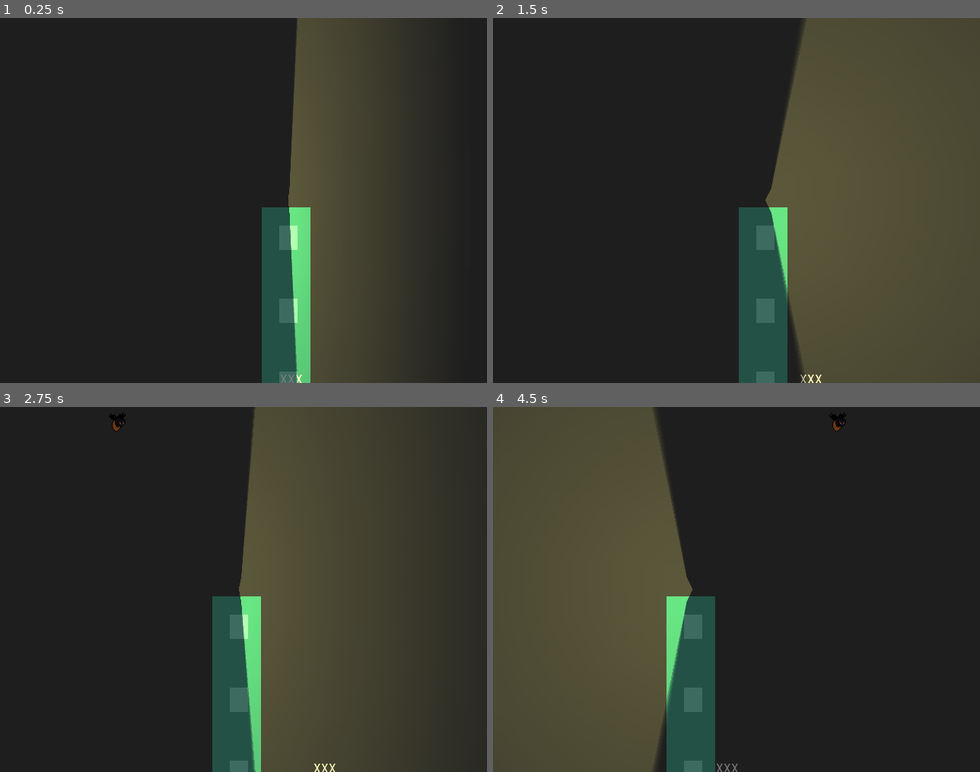
Above: before the commit, frames 1-4 (two rows, left to right).
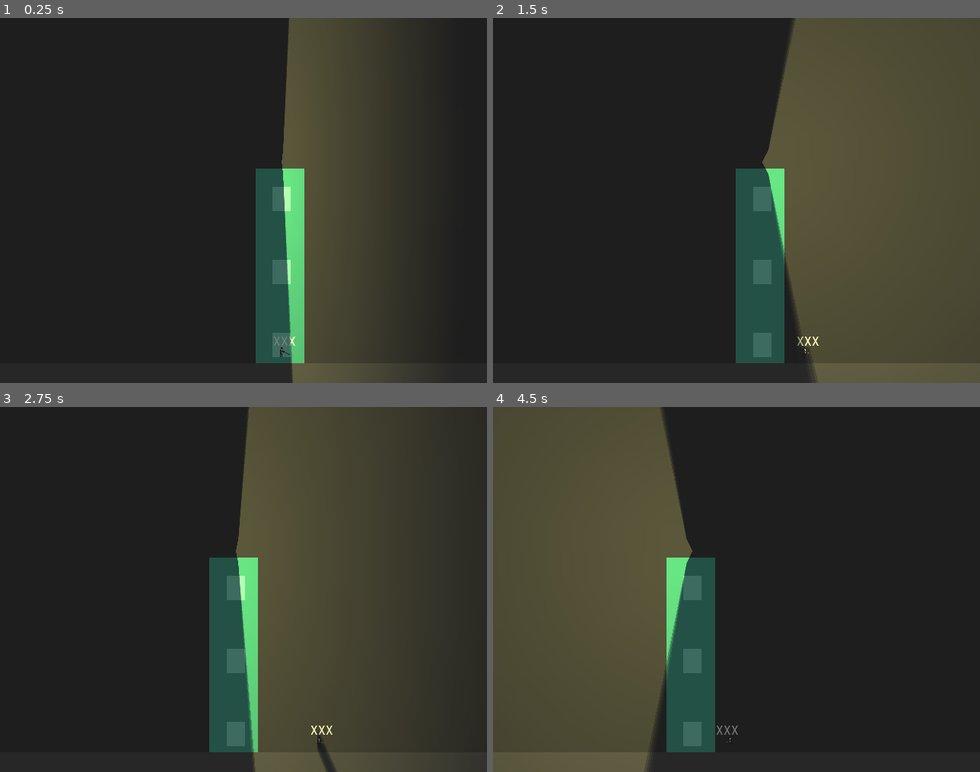
Above: after the commit, the same moments.

Repository: ZeeHatcher/Lighthouse
Game: Godot game, scene res://levels/TestLab.tscn
The game is run twice, just before and just after one commit, with the same random seed, the same clock (stepped at 60 frames per second) and the same inputs.
Inputs (mouse positions are in pixels of both pictures, inside the frame that each line leads up to):
- Up to frame 1 (0.25 s): no input
- Up to frame 2 (1.5 s): move the mouse to (843, 182) at 0.52 s; hold D (move_right) 0.53-1.28 s; click (843, 182) at 0.6 s; move the mouse to (639, 218) at 1.27 s; hold S (move_down) from 1.28 s (still down); click (639, 218) at 1.35 s
- Up to frame 3 (2.75 s): move the mouse to (292, 509) at 2.02 s; release S (move_down) at 2.03 s; hold D (move_right) from 2.03 s (still down); click (292, 509) at 2.1 s
- Up to frame 4 (4.5 s): move the mouse to (712, 662) at 2.77 s; release D (move_right) at 2.78 s; hold W (move_up) 2.78-3.53 s; click (712, 662) at 2.85 s; move the mouse to (882, 644) at 3.52 s; hold A (move_left) from 3.53 s (still down); click (882, 644) at 3.6 s; move the mouse to (590, 534) at 4.27 s; click (590, 534) at 4.35 s

The runs differ from the first frame. In frame 1, 4.6% of the frame differs, in the area x 52-64%, y 0-100%; in frame 2, 4.7%, in the area x 49-68%, y 0-100%; in frame 3, 4.0%; in frame 4, 4.2%.
Error after the commit: Parse Error: Can't preload resource at path: res://entities/Enemy/swarm_mother.tscn (res://singletons/scenes.gd:4)

Commit message:
Added swarm_mother and swarmflies, also removed ENTITIES singleton

Diff:
--- a/entities/Enemy/Enemy.gd
+++ b/entities/Enemy/Enemy.gd
@@ -2,6 +2,10 @@
 extends KinematicBody2D
 
 enum Side { LEFT, RIGHT }
+
+onready var scene_tree := get_tree()
+onready var root := scene_tree.get_root()
+onready var level := root.get_node("TestLab")
 
 export (int) var speed = 0
 
@@ -18,7 +22,7 @@
 
 func _physics_process(delta: float) -> void:
 	_move(delta)
-	_attack(delta)
+	#_attack(delta)
 
 	var _collision = move_and_collide(velocity * delta, false)
 
--- a/entities/Enemy/Fly/Fly.gd
+++ b/entities/Enemy/Fly/Fly.gd
@@ -12,7 +12,7 @@
 onready var timer_move := $RandomMoveTimer
 
 func _attack(delta: float) -> void:
-	if (can_attack && global_position.distance_to(ENTITIES.lighthouse.global_position) < attack_range):
+	if (can_attack && global_position.distance_to(level.lighthouse.global_position) < attack_range):
 		bulb.visible = true
 		timer_attack_charge.start()
 		can_attack = false
@@ -37,7 +37,7 @@
 			velocity = Vector2(-speed, 0)
 
 func move_towards_player() -> void:
-	var direction = (ENTITIES.lighthouse.global_position - global_position).normalized()
+	var direction = (level.lighthouse.global_position - global_position).normalized()
 	velocity = direction * speed
 
 func _on_AttackCooldownTimer_timeout():
@@ -45,9 +45,9 @@
 
 func _on_AttackChargeTimer_timeout():
 	var projectile = SCENES.projectile_insect.instance()
-	ENTITIES.level.add_child(projectile)
+	level.add_child(projectile)
 	projectile.position = tail.global_position
-	projectile.point_to(ENTITIES.lighthouse.global_position)
+	projectile.point_to(level.lighthouse.global_position)
 	bulb.visible = false
 
 	timer_attack_cooldown.start()
--- a/entities/Gun/Gun.gd
+++ b/entities/Gun/Gun.gd
@@ -1,20 +1,24 @@
 extends Node2D
+
+onready var scene_tree := get_tree()
+onready var root := scene_tree.get_root()
+onready var level := root.get_node("TestLab")
 
 onready var muzzle := $Muzzle
 
-#func fire() -> void:
-#	var bullet := SCENES.projectile_bullet.instance()
-#	ENTITIES.level.add_child(bullet)
-#
-#	bullet.global_position = muzzle.global_position
-#	bullet.point_to(get_global_mouse_position())
+func fire() -> void:
+	var bullet := SCENES.projectile_bullet.instance()
+	level.add_child(bullet)
+
+	bullet.global_position = muzzle.global_position
+	bullet.point_to(get_global_mouse_position())
 
 
-onready var scene_lightning = preload("res://assets/Lightning.tscn")
-func fire() -> void:
-	var lightning : Line2D = scene_lightning.instance()
-	ENTITIES.level.add_child(lightning)
-
-	lightning.global_position = muzzle.global_position
-	lightning.set_point_position(1, get_global_mouse_position() - muzzle.global_position)
-	lightning.area.position = get_global_mouse_position() - muzzle.global_position
+#onready var scene_lightning = preload("res://assets/Lightning.tscn")
+#func fire() -> void:
+#	var lightning : Line2D = scene_lightning.instance()
+#	level.add_child(lightning)
+#
+#	lightning.global_position = muzzle.global_position
+#	lightning.set_point_position(1, get_global_mouse_position() - muzzle.global_position)
+#	lightning.area.position = get_global_mouse_position() - muzzle.global_position
--- a/entities/MobSpawn/MobSpawn.gd
+++ b/entities/MobSpawn/MobSpawn.gd
@@ -1,10 +1,13 @@
 extends Node2D
 
-onready var level := ENTITIES.level
+onready var scene_tree := get_tree()
+onready var root := scene_tree.get_root()
+onready var level := root.get_node("TestLab")
 onready var viewport := level.get_viewport()
 onready var paths := [$LeftPath, $RightPath]
 onready var timer := $Timer
-onready var scene_enemy := SCENES.enemy_fly
+#onready var scene_enemy := SCENES.enemy_fly
+onready var scene_enemy := SCENES.enemy_swarm
 
 func _ready():
 	pass
--- a/levels/TestLab.gd
+++ b/levels/TestLab.gd
@@ -1,4 +1,13 @@
 extends Node2D
+
+onready var scene_tree := get_tree()
+onready var root := scene_tree.get_root()
+onready var level := root.get_node("TestLab")
+onready var viewport := level.get_viewport()
+
+onready var lighthouse := level.get_node("Lighthouse")
+onready var player := level.get_node("Player")
+
 
 var title = "Alpha 0.1"
 var enemy_text = ""
--- a/levels/TestLab.tscn
+++ b/levels/TestLab.tscn
@@ -90,13 +90,12 @@
 position = Vector2( 516.065, 551.486 )
 
 [node name="Camera2D" type="Camera2D" parent="Player"]
-position = Vector2( -15.399, -248.311 )
+position = Vector2( 0, -197.924 )
 current = true
 limit_left = -250
-limit_top = 0
+limit_top = 100
 limit_right = 1250
 limit_bottom = 1000
-limit_smoothed = true
 smoothing_enabled = true
 script = ExtResource( 7 )
 
--- a/project.godot
+++ b/project.godot
@@ -38,7 +38,6 @@
 
 window/size/width=640
 window/size/height=480
-window/size/fullscreen=true
 window/dpi/allow_hidpi=true
 window/vsync/use_vsync=false
 window/stretch/mode="2d"
--- a/singletons/entities.gd
+++ b/singletons/entities.gd
@@ -2,8 +2,8 @@
 
 onready var scene_tree := get_tree()
 onready var root := scene_tree.get_root()
-onready var level := root.get_node("TestLab")
-onready var viewport := level.get_viewport()
+#onready var level := root.get_node("TestLab")
+#onready var viewport := level.get_viewport()
 
-onready var lighthouse := level.get_node("Lighthouse")
-onready var player := level.get_node("Player")
+#onready var lighthouse := level.get_node("Lighthouse")
+#onready var player := level.get_node("Player")
--- a/singletons/scenes.gd
+++ b/singletons/scenes.gd
@@ -1,6 +1,8 @@
 extends Node
 
 onready var enemy_fly := preload("res://entities/Enemy/Fly/Fly.tscn")
+onready var enemy_swarm := preload("res://entities/Enemy/swarm_mother.tscn")
+
 
 onready var projectile_bullet := preload("res://entities/Projectile/Bullet/Bullet.tscn")
 onready var projectile_insect := preload("res://entities/Projectile/InsectShot/InsectShot.tscn")
